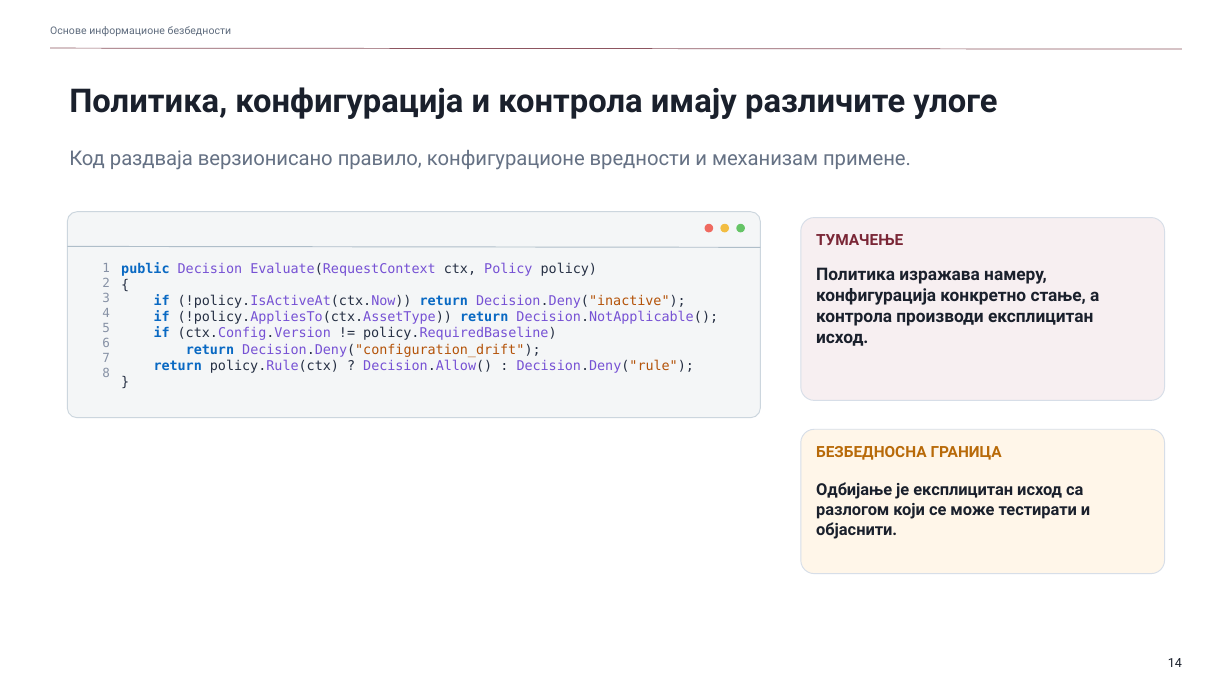
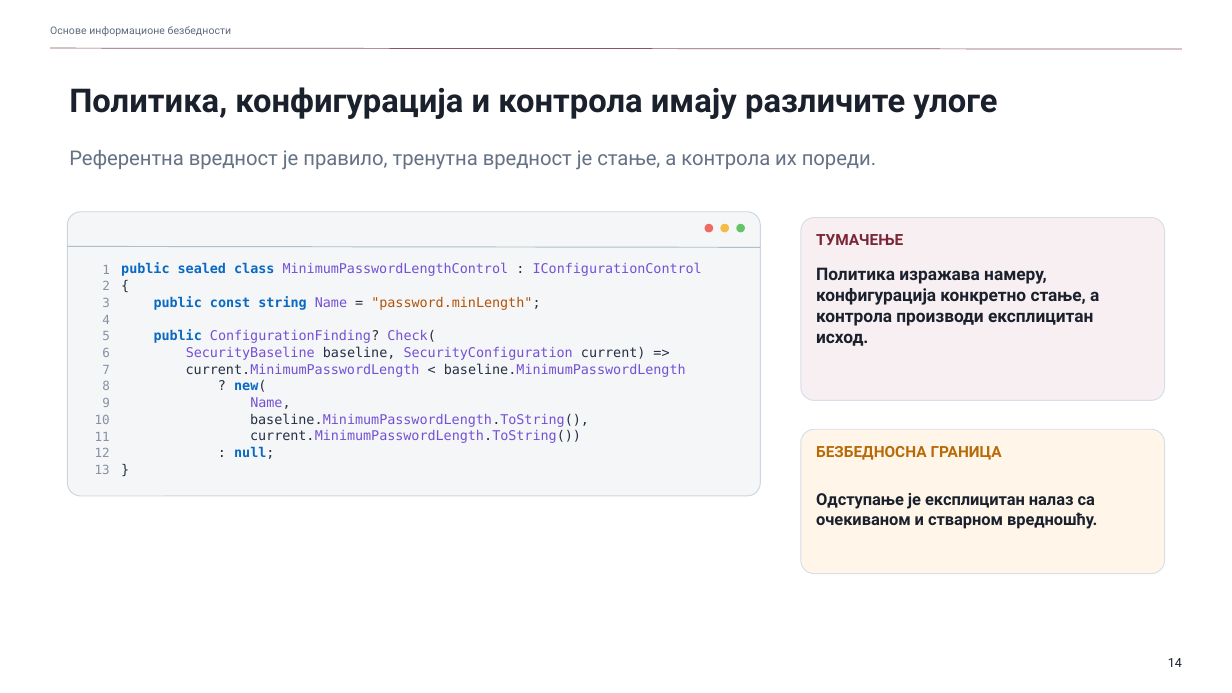
Before and after one commit to owlCoder/ftn-nastavni-materijali, a slide deck: slide 14 of 02 Osnove Informacione Bezbednosti/02 Prezentacije/PPTX/03_Politike_konfiguracija_i_vidljivost.pptx. Drawn at 1232x693 pixels with LibreOffice and Linux fonts; fonts in the diff are those of the drawing. Boxes give left, top, right and bottom in pixels: in the first picture for what was removed or moved away, otherwise in the second. Text is boxed around its words. In the diff, an @@ line names an element or a change of style, - is before the commit and + after.

Commit message:
Align OIB decks with the examples and hold checkpoints every second exercise
Code slides in OIB decks 01-08 now quote the exercise code and its NUnit
tests, concept slides carry statements specific to each concept, and line
numbers stay level with the code. The intro deck lists checkpoints after
exercises 2, 4, 6 and 8 and names the live portal address.

```diff
--- a/02 Osnove Informacione Bezbednosti/02 Prezentacije/PPTX/03_Politike_konfiguracija_i_vidljivost.pptx
+++ b/02 Osnove Informacione Bezbednosti/02 Prezentacije/PPTX/03_Politike_konfiguracija_i_vidljivost.pptx
@@ text at box(69, 150, 876, 170): text changed @@
-Код раздваја верзионисано правило, конфигурационе вредности и механизам примене.
+Референтна вредност је правило, тренутна вредност је стање, а контрола их пореди.
@@ rounded rectangle: place and size @@
-rounded rectangle at box(67, 212, 761, 418)
+rounded rectangle at box(67, 212, 761, 496)
@@ text at box(102, 265, 110, 390): line spacing 1 to 13pt @@
@@ text at box(121, 262, 702, 276): text changed @@
-public Decision Evaluate(RequestContext ctx, Policy policy)
+public sealed class MinimumPasswordLengthControl : IConfigurationControl
@@ text "public sealed class MinimumPasswordLengthControl : ..." at box(121, 262, 702, 459): line spacing 1 to 13pt @@
@@ text at box(154, 296, 686, 459): text changed @@
-if (!policy.IsActiveAt(ctx.Now)) return Decision.Deny("inactive");
-if (!policy.AppliesTo(ctx.AssetType)) return Decision.NotApplicable();
-if (ctx.Config.Version != policy.RequiredBaseline)
-return Decision.Deny("configuration_drift");
-return policy.Rule(ctx) ? Decision.Allow() : Decision.Deny("rule");
+public const string Name = "password.minLength";
+public ConfigurationFinding? Check(
+SecurityBaseline baseline, SecurityConfiguration current) =>
+current.MinimumPasswordLength < baseline.MinimumPasswordLength
+? new(
+Name,
+baseline.MinimumPasswordLength.ToString(),
+current.MinimumPasswordLength.ToString())
+: null;
@@ text at box(95, 398, 110, 474): paragraphs added @@
+9
+10
+11
+12
+13
@@ text at box(816, 493, 1097, 529): text changed @@
-Одбијање је експлицитан исход са разлогом који се може тестирати и објаснити.
+Одступање је експлицитан налаз са очекиваном и стварном вредношћу.
```
Also in this commit, not shown: 6 other slides changed, 17 other files.
